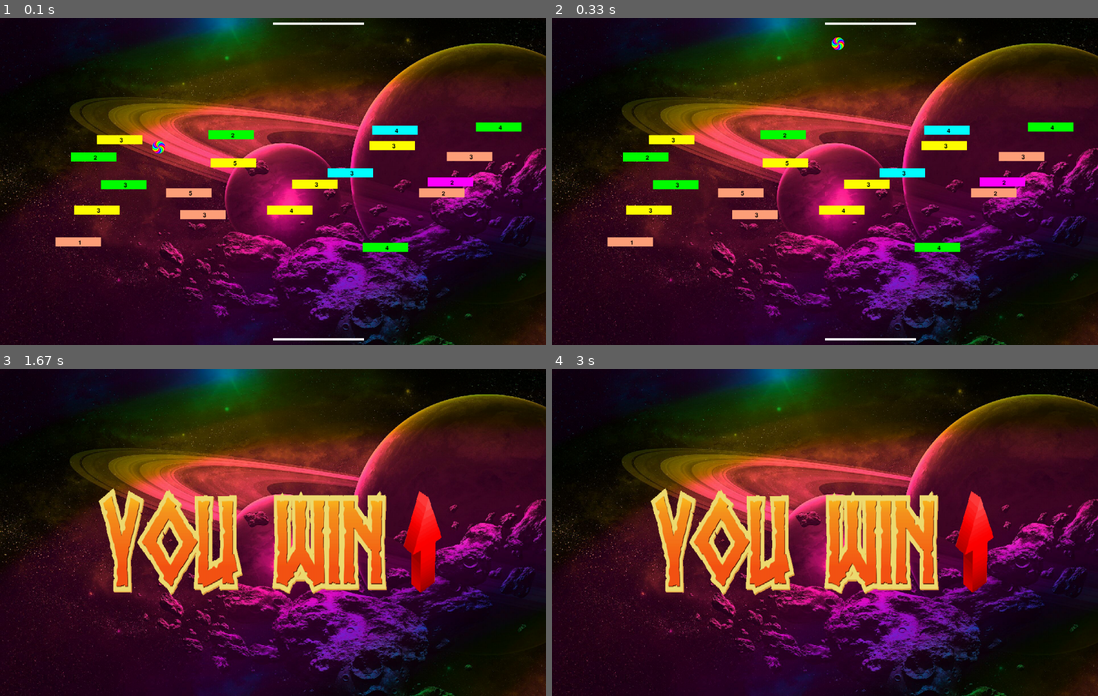
Above: before the commit, frames 1-4 (two rows, left to right).
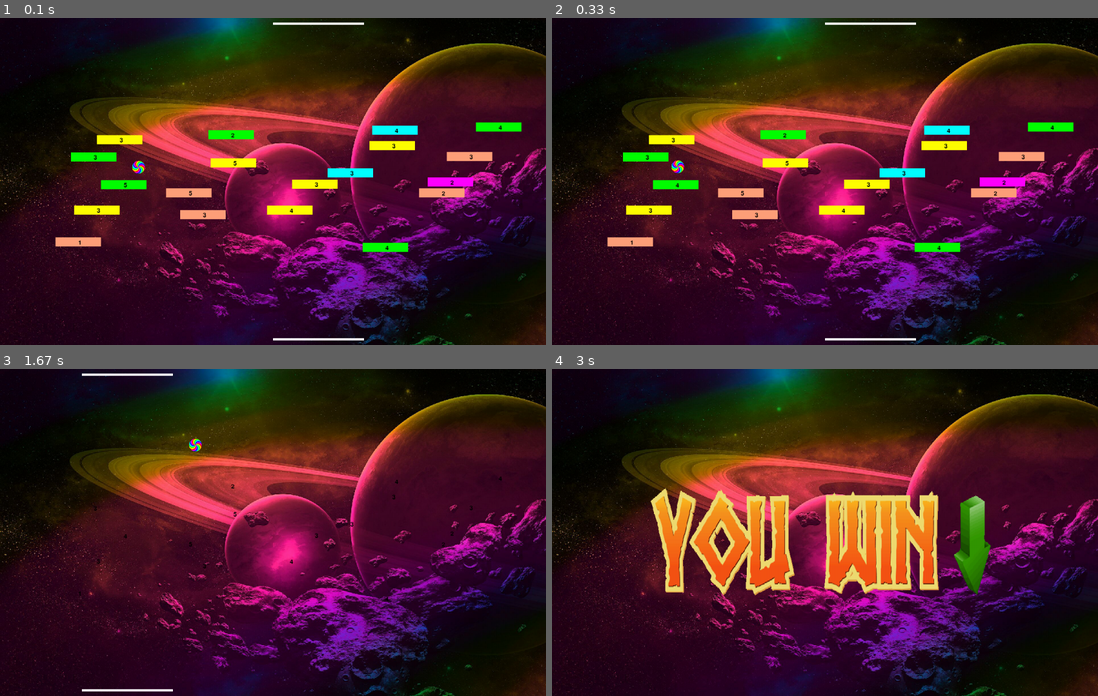
Above: after the commit, the same moments.

Repository: naumtsev/yandex_lyceum_project_pygame
Game: pygame game, started from solution.py
Same seed, same stepped clock (60 frames per second), same inputs: the game is played once before the commit and once after it.
Inputs:
- Up to frame 1 (0.1 s): no input
- Up to frame 2 (0.33 s): no input
- Up to frame 3 (1.67 s): hold Right 0.33-0.8 s; hold Right 0.83-1.3 s; hold D 0.83-1.3 s; tap F at 0.9, 1.2, 1.4 s; hold Left from 1.33 s (still down); hold A from 1.33 s (still down)
- Up to frame 4 (3 s): tap F at 1.7 s; release Left at 1.87 s; release A at 1.87 s

The runs differ from the first frame. In frame 1, 0.2% of the frame differs, in the area x 17-31%, y 37-52%; in frame 2, 0.2%; in frame 3, 13%, in the area x 14-92%, y 1-99%; in frame 4, 1.5%.

Commit message:
Update solution.py

Diff:
--- a/solution.py
+++ b/solution.py
@@ -14,6 +14,13 @@
 file_img_fon = ['space1.jpg', 'space2.jpg']
 img_fon = pygame.transform.scale(pygame.image.load(random.choice(file_img_fon)), (width, height))
 
+delta = 1
+MYEVENTTYPE = 30
+pygame.time.set_timer(MYEVENTTYPE, 2000)
+
+
+
+
 
 PLAY = True
 running = True
@@ -23,7 +30,10 @@
 speed = 20
 w, h = 200, 5
 
-ball_speed = 10
+
+
+
+ball_speed = 1
 
 
 screen = pygame.display.set_mode(size)
@@ -74,11 +84,11 @@
         global player_win
         global PLAY
 
-        if(self.rect.y < border_size + 5 ):
+        if(self.rect.y <= border_size + 7 ):
             PLAY = False
             player_win = pygame.transform.scale(pygame.image.load('win2.gif'), (int(width / 1.5), int(height / 2.5)))
 
-        if(self.rect.y  + 2 * R >= height - border_size - 5):
+        if(self.rect.y  + 2 * R >= height - border_size - 7):
             PLAY = False
             player_win = pygame.transform.scale(pygame.image.load('win1.gif'), (int(width / 1.5), int(height / 2.5)))
 
@@ -209,7 +219,7 @@
             self.text_block =  Text_Block(self.rect.x, self.rect.y, str(self.cnt), self.text_color, FONT_SIZE)
 
 
-Ball(R, 300, 300, balls_sprites)
+my = Ball(R, 300, 300, balls_sprites)
 #Ball(R, 400, 400, balls_sprites)
 
 Border(border_size, border_size, width - border_size, border_size)
@@ -234,6 +244,23 @@
     for event in pygame.event.get():
         if event.type == pygame.QUIT:
             running = False
+
+
+        if event.type == MYEVENTTYPE:
+            if ball_speed + delta <= 15:
+                ball_speed += delta
+                if my.vx > 0:
+                    my.vx = ball_speed
+                else:
+                    my.vy = -ball_speed
+
+                if my.vy > 0:
+                    my.vy = ball_speed
+                else:
+                    my.vy = -ball_speed
+
+
+
 
         if event.type == pygame.KEYDOWN:
             if event.key == pygame.K_LEFT:
